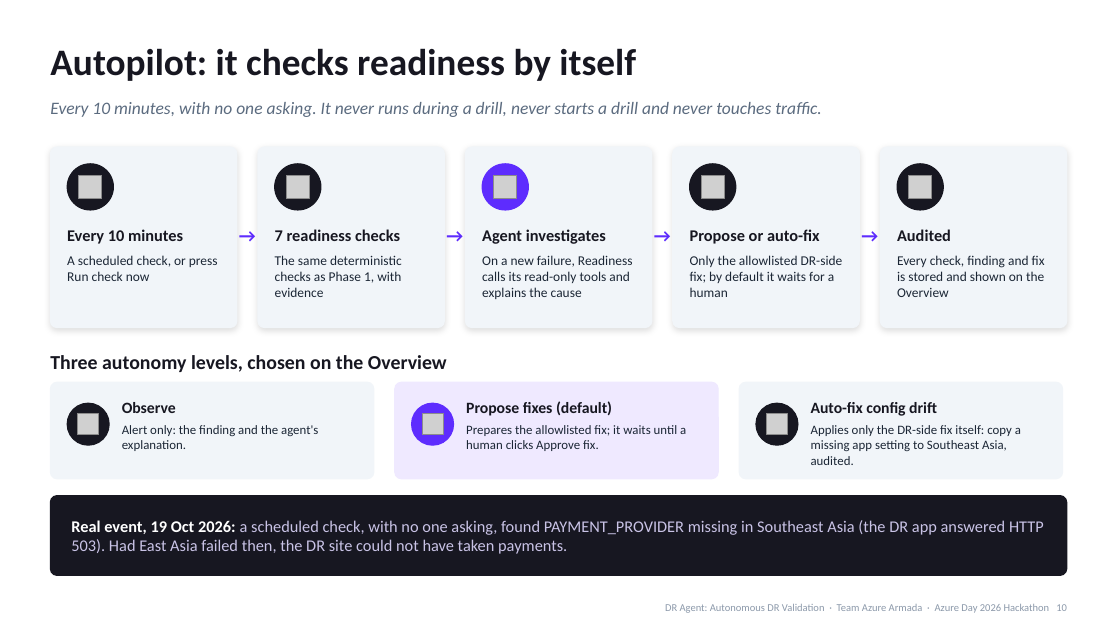
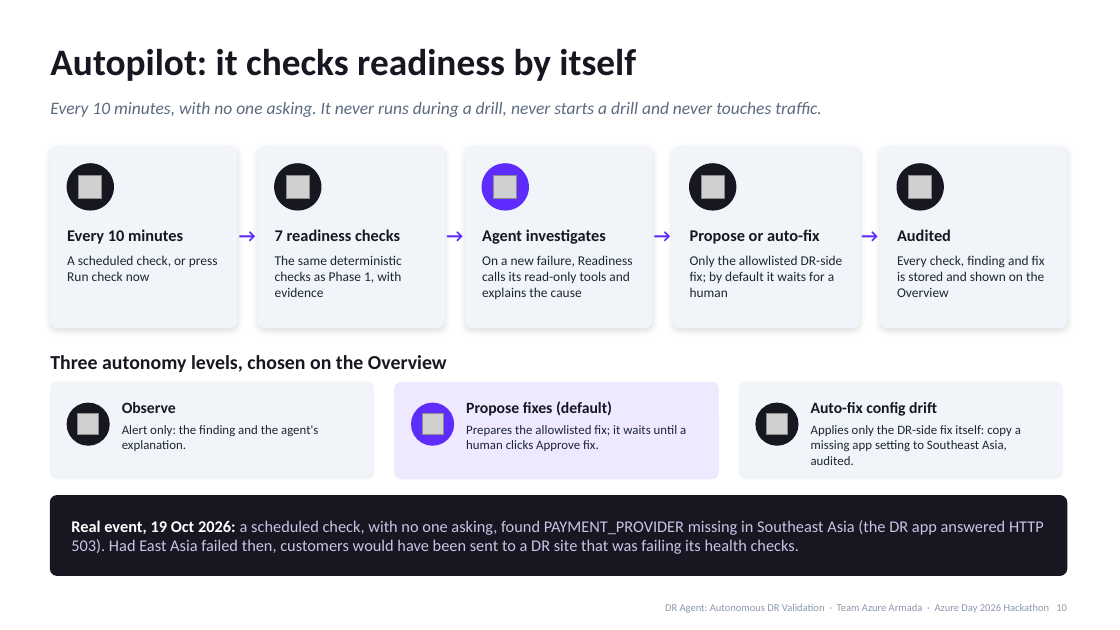
Before and after one commit to kishalr-virtusa/Azure-Armada, a slide deck: slide 10 of docs/deck/DR-Agent-Azure-Day-2026.pptx. Drawn at 1120x630 pixels with LibreOffice and Linux fonts; fonts in the diff are those of the drawing; grey boxes stand for pictures. Boxes give left, top, right and bottom in pixels: in the first picture for what was removed or moved away, otherwise in the second. Text is boxed around its words. In the diff, an @@ line names an element or a change of style, - is before the commit and + after.

```diff
--- a/docs/deck/DR-Agent-Azure-Day-2026.pptx
+++ b/docs/deck/DR-Agent-Azure-Day-2026.pptx
@@ text at <box>71,520,1044,554</box>: text changed @@
-Real event, 19 Oct 2026: a scheduled check, with no one asking, found PAYMENT_PROVIDER missing in Southeast Asia (the DR app answered HTTP 503). Had East Asia failed then, the DR site could not have taken payments.
+Real event, 19 Oct 2026: a scheduled check, with no one asking, found PAYMENT_PROVIDER missing in Southeast Asia (the DR app answered HTTP 503). Had East Asia failed then, customers would have been sent to a DR site that was failing its health checks.
```
Also in this commit, not shown: 2 other files.
